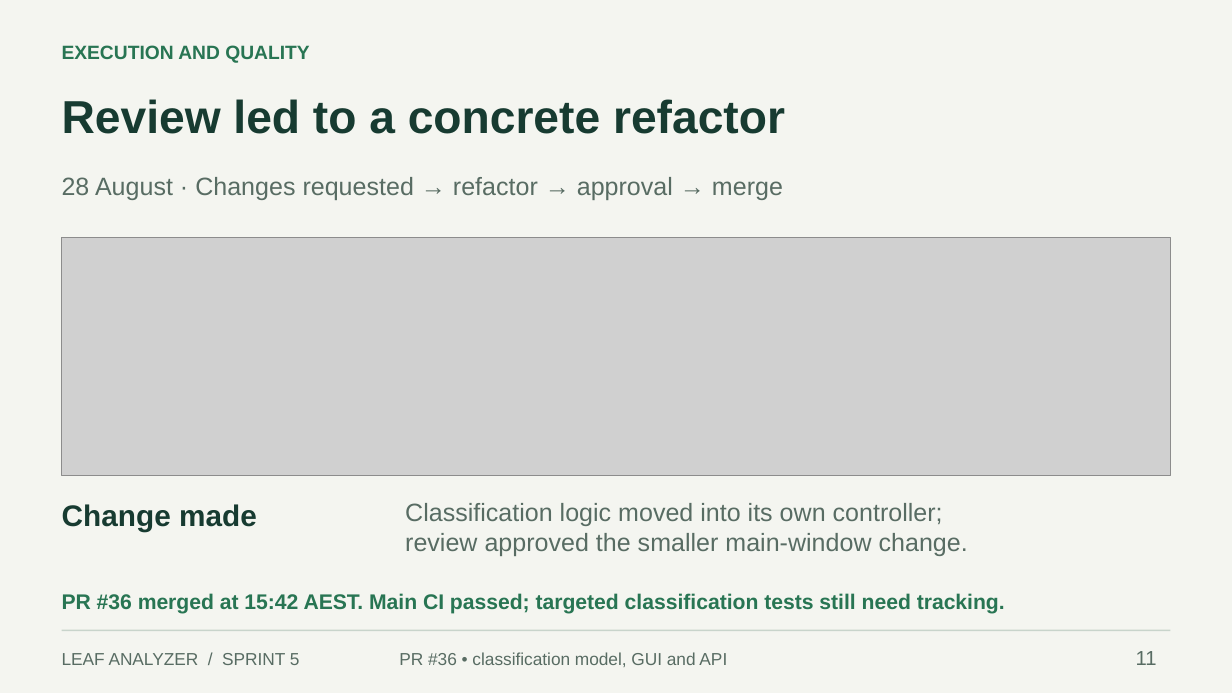
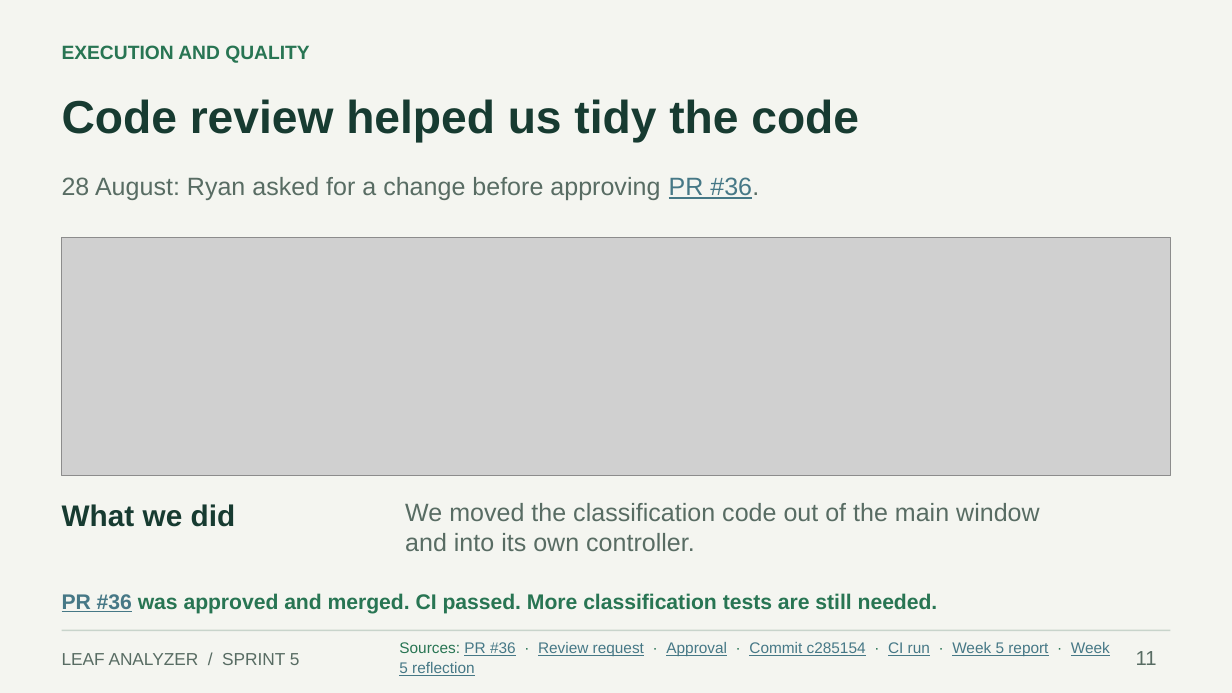
Before and after one commit to Techlauncher-LeafAnalyzer/Hyperspectral-Image-Inspector, a slide deck: slide 11 of docs/presentations/Sprint-5-Review.pptx. Drawn at 1232x693 pixels with LibreOffice and Linux fonts; fonts in the diff are those of the drawing; grey boxes stand for pictures. Boxes give left, top, right and bottom in pixels: in the first picture for what was removed or moved away, otherwise in the second. Text is boxed around its words. In the diff, an @@ line names an element or a change of style, - is before the commit and + after.

Commit message:
docs: simplify sprint review and add linked visual evidence

```diff
--- a/docs/presentations/Sprint-5-Review.pptx
+++ b/docs/presentations/Sprint-5-Review.pptx
@@ text at box(62, 99, 859, 143): text changed @@
-Review led to a concrete refactor
+Code review helped us tidy the code
@@ text at box(62, 177, 759, 200): text changed @@
-28 August · Changes requested → refactor → approval → merge
+28 August: Ryan asked for a change before approving PR #36.
@@ text at box(62, 504, 236, 527): text changed @@
-Change made
+What we did
@@ text at box(405, 503, 1040, 551): text changed @@
-Classification logic moved into its own controller;
-review approved the smaller main-window change.
+We moved the classification code out of the main window
+and into its own controller.
@@ text at box(62, 593, 938, 614): text changed @@
-PR #36 merged at 15:42 AEST. Main CI passed; targeted classification tests still need tracking.
+PR #36 was approved and merged. CI passed. More classification tests are still needed.
@@ text at box(399, 642, 1110, 676): text changed; size 13.5 to 12 pt; text colour #586C63 to #467886 @@
-PR #36 • classification model, GUI and API
+Sources: PR #36 · Review request · Approval · Commit c285154 · CI run · Week 5 report · Week 5 reflection
```
Also in this commit, not shown: 10 other slides changed, 3 slides added, 3 slides removed, 1 other file.
